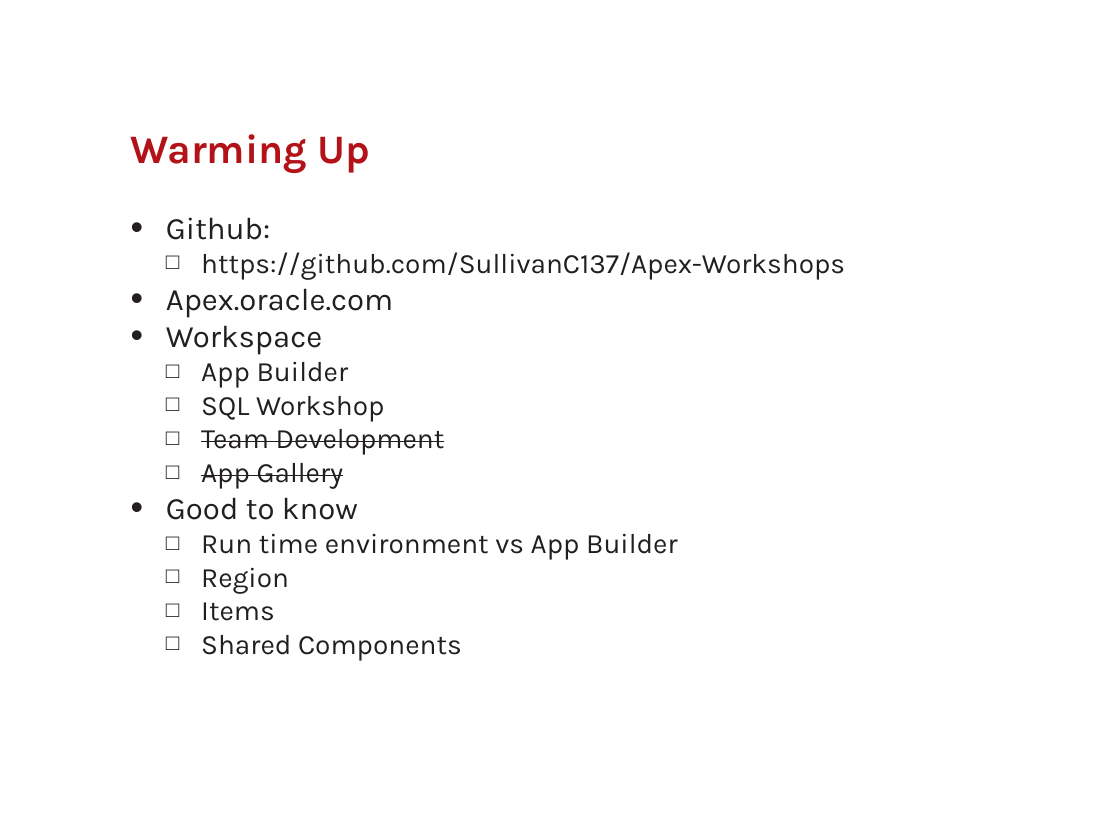
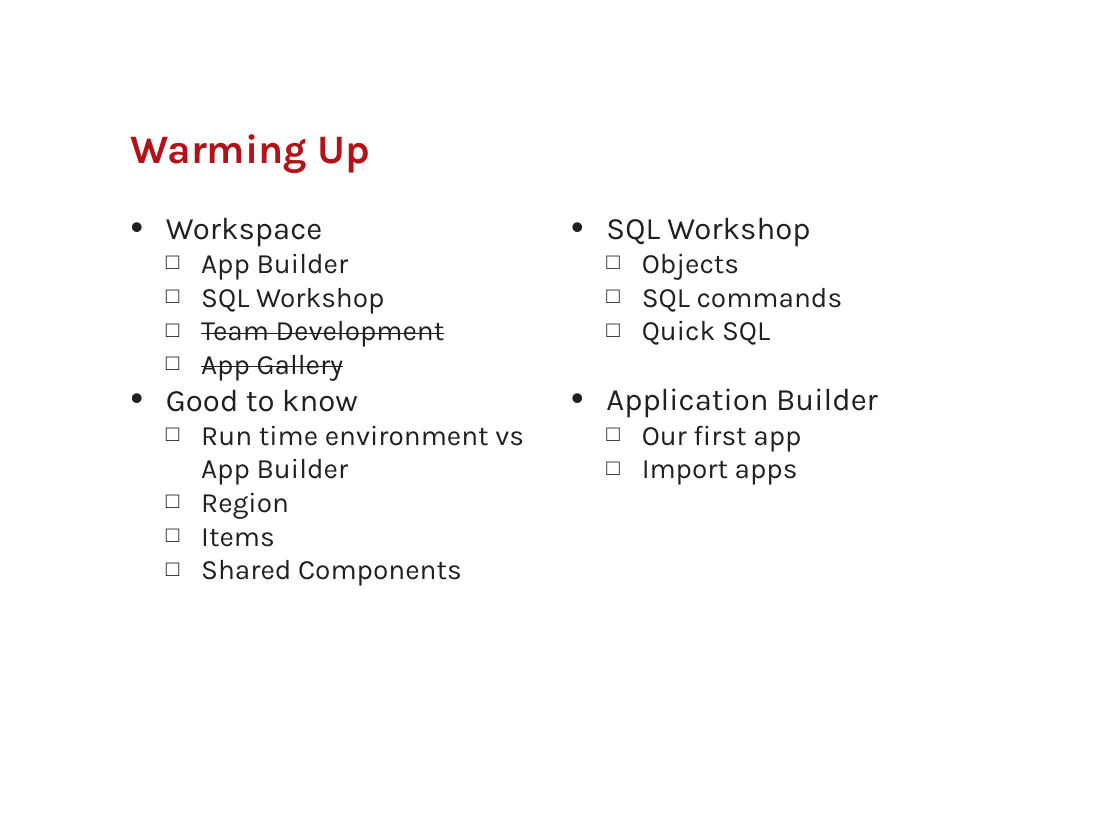
Before and after one commit to SullivanC137/Apex-Workshops, a slide deck: slide 5 of Going the distance/goingTheDistance.pptx. Drawn at 1120x840 pixels with LibreOffice and Linux fonts; fonts in the diff are those of the drawing; background and template pictures are left out. Boxes give left, top, right and bottom in pixels: in the first picture for what was removed or moved away, otherwise in the second. Text is boxed around its words. In the diff, an @@ line names an element or a change of style, - is before the commit and + after.

```diff
--- a/Going the distance/goingTheDistance.pptx
+++ b/Going the distance/goingTheDistance.pptx
@@ text at [166, 217, 845, 318]: paragraphs removed @@
-• Github:
-  □ https://github.com/SullivanC137/Apex-Workshops
-• Apex.oracle.com
@@ text added at [606, 217, 878, 485], 18 pt, text #231F20 @@
+• SQL Workshop
+  □ Objects
+  □ SQL commands
+  □ Quick SQL
+• Application Builder
+  □ Our first app
+  □ Import apps
```
Also in this commit, not shown: 10 other slides changed, 6 other files.
